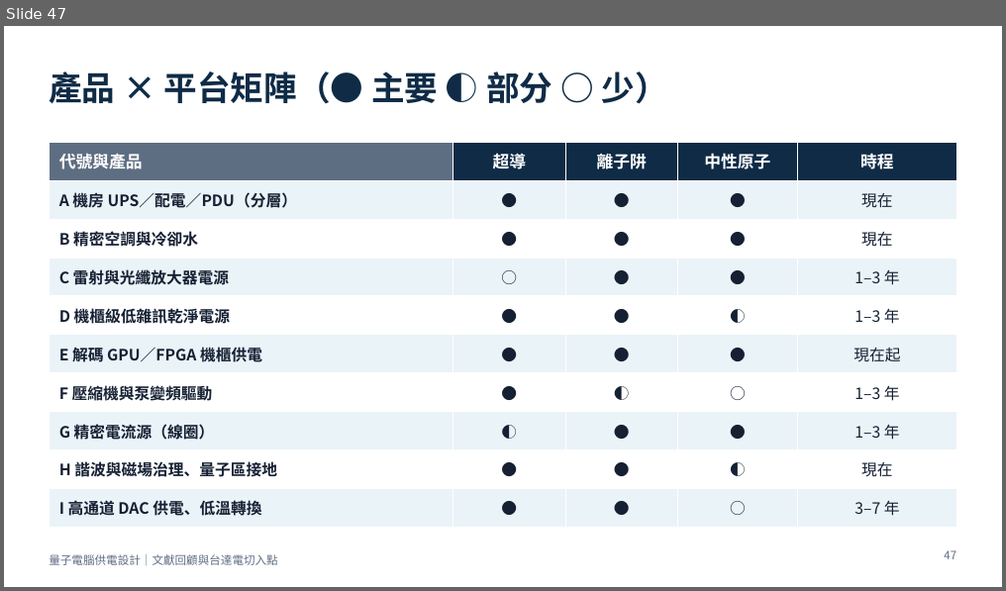
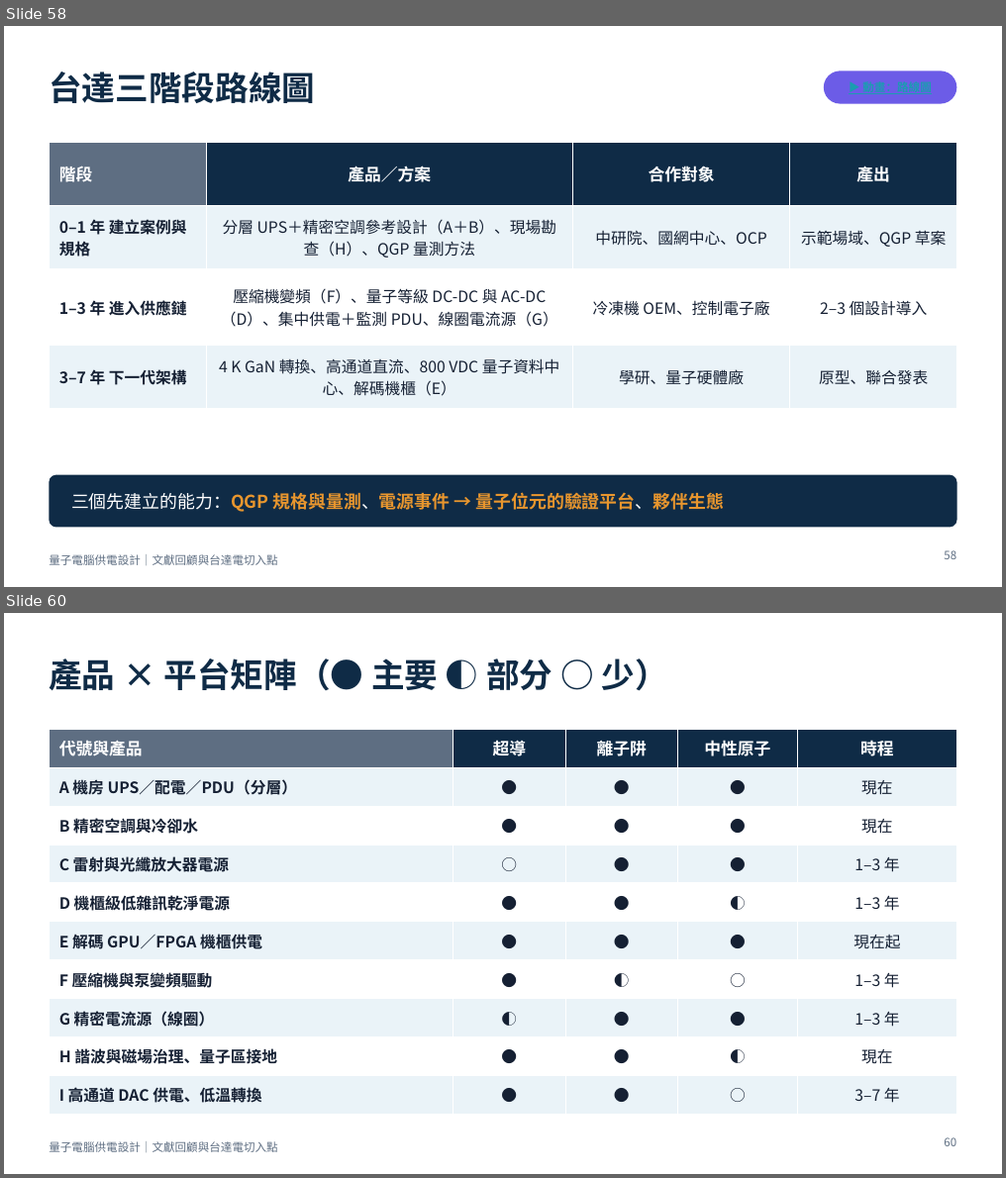
Before and after one commit to pcpcchen-coder/QuantumComputing, a slide deck: slides/output/qc-power-supply-delta.pptx. Shown one above the other, each under a label of ours: slide 47 before the commit, slides 58 and 60 after it; the slides between them are not shown. The pictures are 1006x591 and 1006x1178 pixels, drawn with LibreOffice and Linux fonts; fonts in the diff are those of the drawing. Boxes give left, top, right and bottom in pixels: in the first picture for what was removed or moved away, otherwise in the second. Text is boxed around its words. In the diff, an @@ line names an element or a change of style, - is before the commit and + after.

```diff
--- a/slides/output/qc-power-supply-delta.pptx
+++ b/slides/output/qc-power-supply-delta.pptx
@@ slide 58 added at [4, 26, 1002, 587], background #FFFFFF; not listed: 1 template element that a slide beside it also shows @@
@@ title added at [49, 72, 315, 103], 32 pt, text #0F2B46, bold @@
+台達三階段路線圖
@@ rounded rectangle added at [824, 71, 957, 104], fill #6C5CE7 @@
@@ table added at [49, 142, 957, 400], 4 rows, 4 columns @@
+階段 | 產品／方案 | 合作對象 | 產出
+0–1 年 建立案例與規格 | 分層 UPS＋精密空調參考設計（A＋B）、現場勘查（H）、QGP 量測方法 | 中研院、國網中心、OCP | 示範場域、QGP 草案
+1–3 年 進入供應鏈 | 壓縮機變頻（F）、量子等級 DC-DC 與 AC-DC（D）、集中供電＋監測 PDU、線圈電流源（G） | 冷凍機 OEM、控制電子廠 | 2–3 個設計導入
+3–7 年 下一代架構 | 4 K GaN 轉換、高通道直流、800 VDC 量子資料中心、解碼機櫃（E） | 學研、量子硬體廠 | 原型、聯合發表
@@ rounded rectangle added at [49, 475, 957, 528], fill #0F2B46 @@
@@ text added at [71, 492, 724, 512], 17 pt, text #E8962E, bold @@
+三個先建立的能力：QGP 規格與量測、電源事件 → 量子位元的驗證平台、夥伴生態
@@ page number added at [944, 551, 956, 560], 11 pt, text #5E6E82 @@
+58
@@ what was slide 47 is now slide 60 @@
@@ page number at [944, 1138, 956, 1147]: text changed @@
-47
+60
```
Also in this commit, not shown: 4 slides changed, 12 other slides added, 10 other files.
